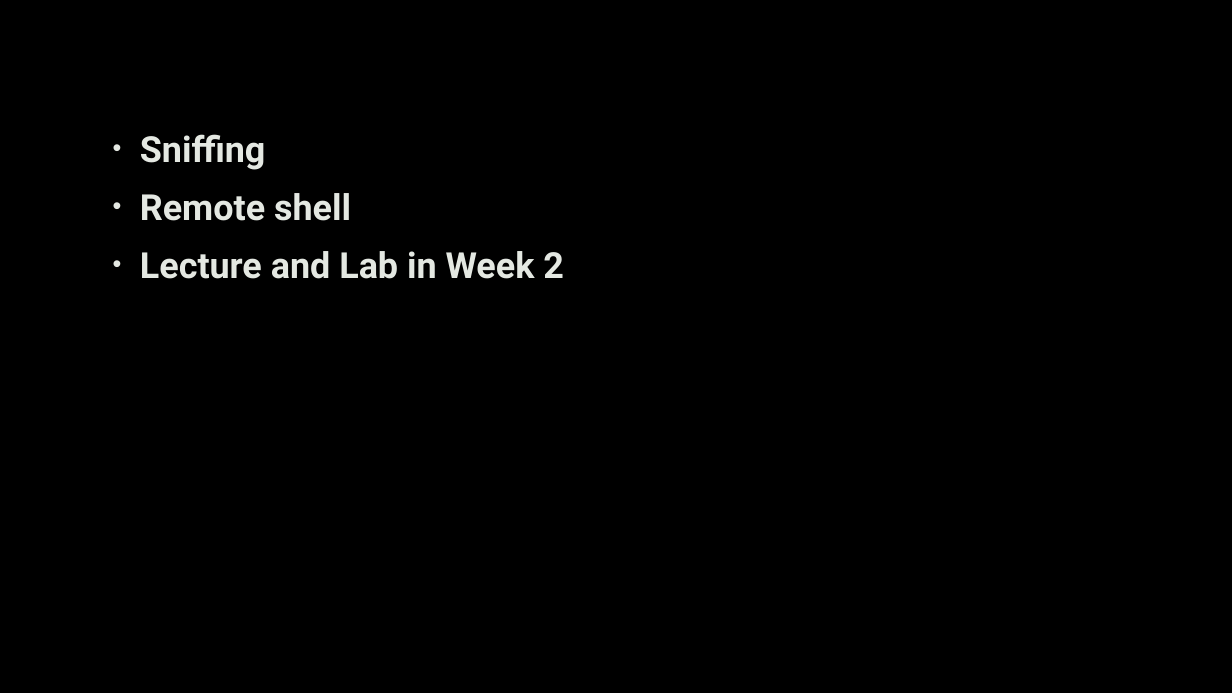
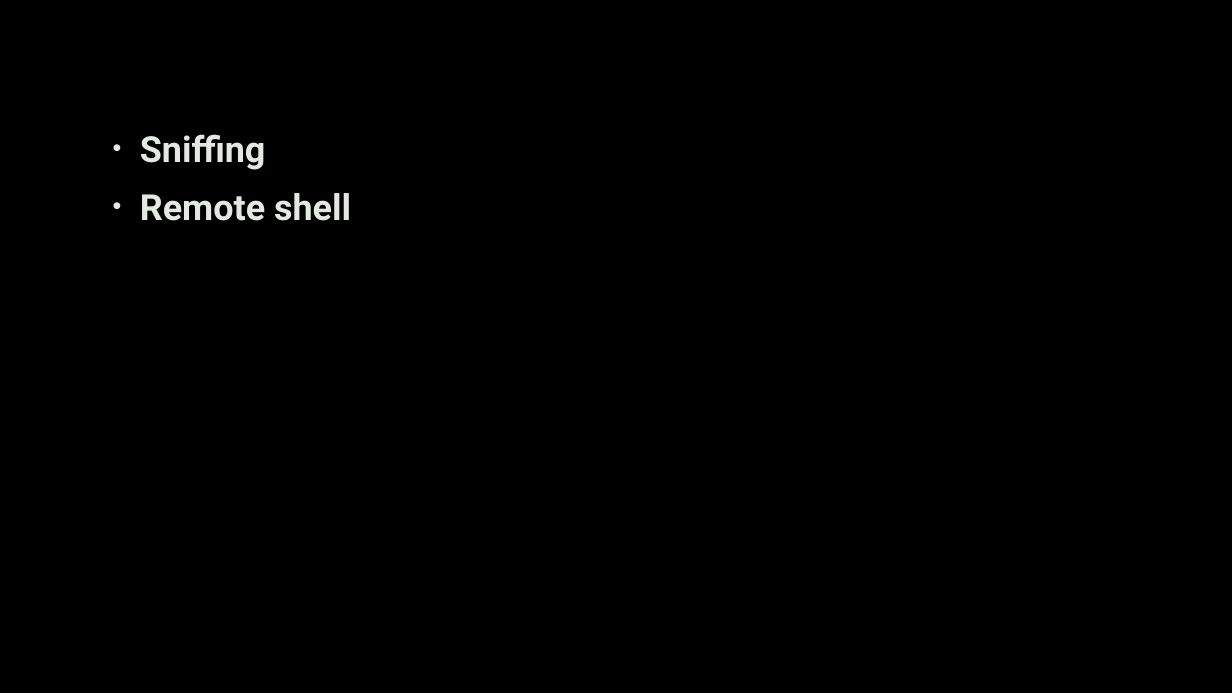
Before and after one commit to uwacyber/cits1003, a slide deck: slide 2 of cits1003-lecture_slides/CITS1003-3 NetworkAndComputers-exercises.pptx. Drawn at 1232x693 pixels with LibreOffice and Linux fonts; fonts in the diff are those of the drawing; background and template pictures are left out. Boxes give left, top, right and bottom in pixels: in the first picture for what was removed or moved away, otherwise in the second. Text is boxed around its words. In the diff, an @@ line names an element or a change of style, - is before the commit and + after.

Commit message:
update slides in week 3 of computer and network

```diff
--- a/cits1003-lecture_slides/CITS1003-3 NetworkAndComputers-exercises.pptx
+++ b/cits1003-lecture_slides/CITS1003-3 NetworkAndComputers-exercises.pptx
@@ text at bbox=[140, 251, 564, 279]: paragraph removed @@
-  • Lecture and Lab in Week 2
```
Also in this commit, not shown: 4 slides removed.
